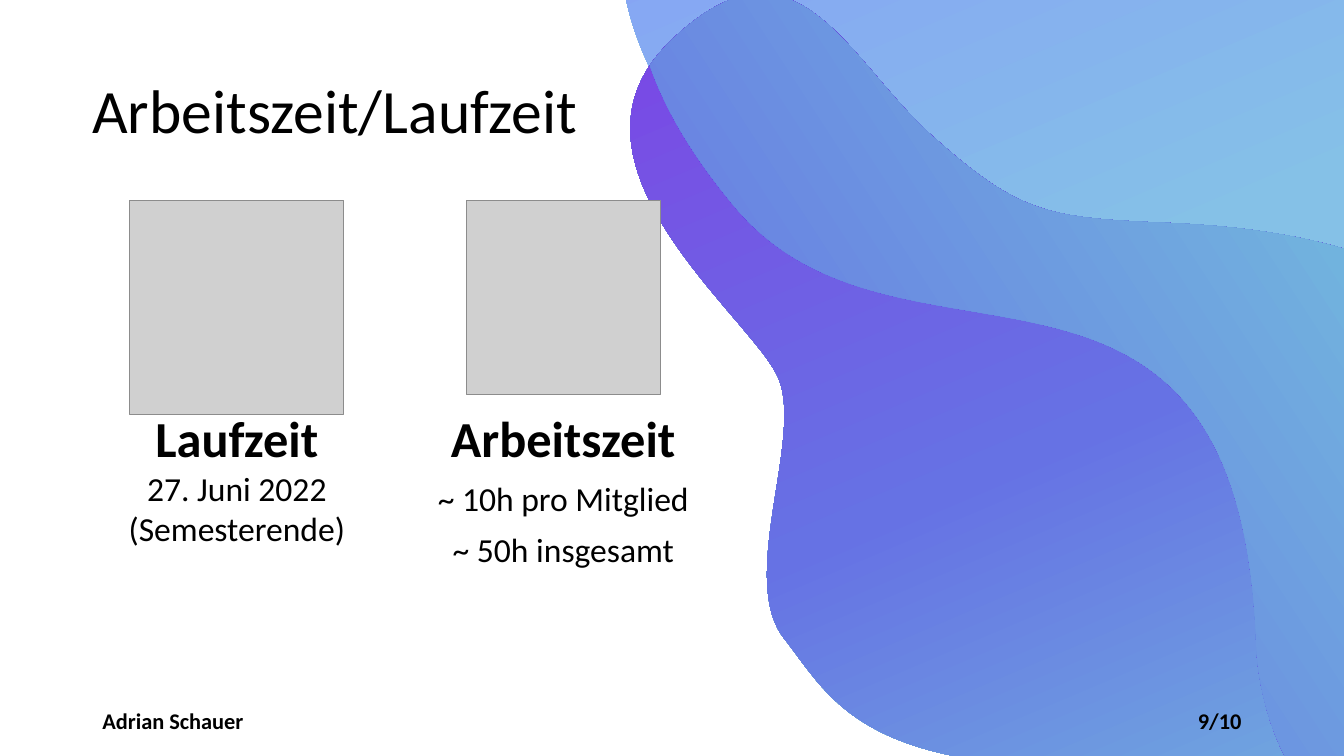
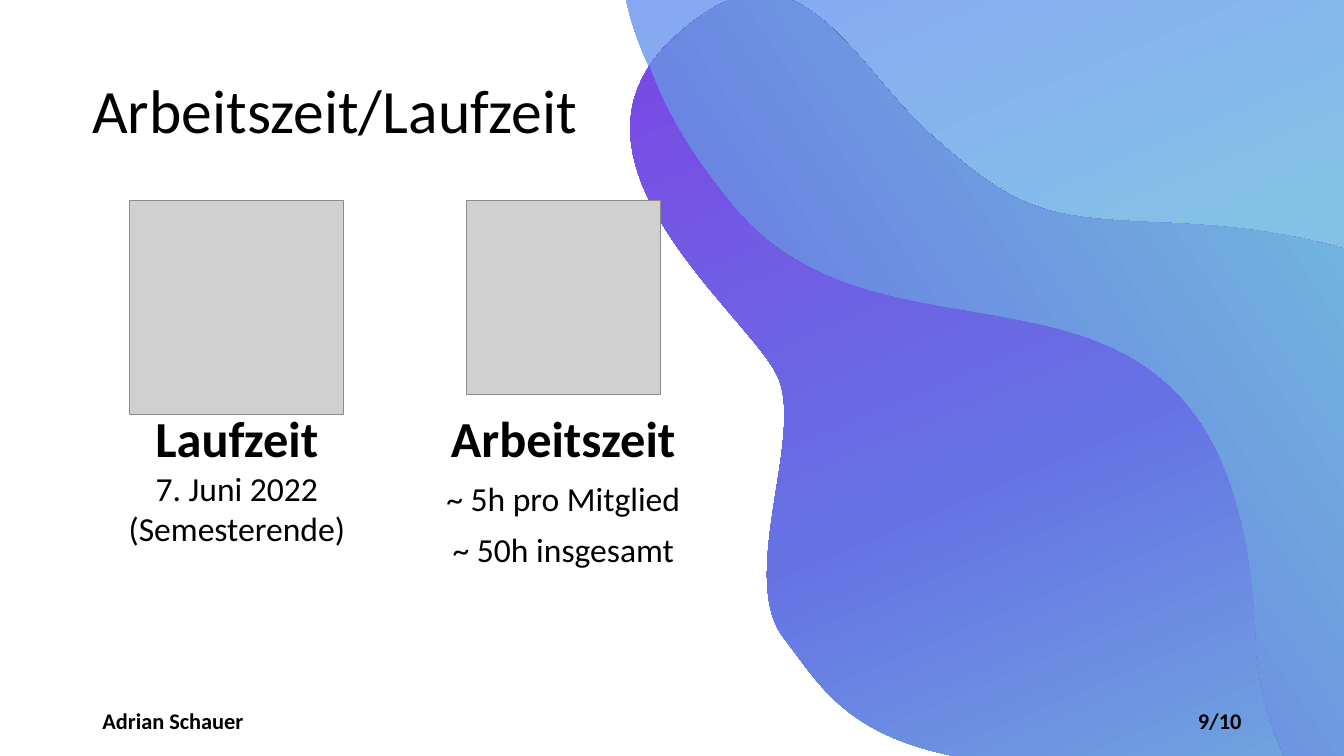
Before and after one commit to LuckyForce/ShareList, a slide deck: slide 9 of documents/T3-ShareList-Projektvorstellung_v1.0.pptx. Drawn at 1344x756 pixels with LibreOffice and Linux fonts; fonts in the diff are those of the drawing; grey boxes stand for pictures. Boxes give left, top, right and bottom in pixels: in the first picture for what was removed or moved away, otherwise in the second. Text is boxed around its words. In the diff, an @@ line names an element or a change of style, - is before the commit and + after.

```diff
--- a/documents/T3-ShareList-Projektvorstellung_v1.0.pptx
+++ b/documents/T3-ShareList-Projektvorstellung_v1.0.pptx
@@ text at [129, 478, 345, 546]: text changed @@
-27. Juni 2022 (Semesterende)
+7. Juni 2022 (Semesterende)
@@ text at [471, 487, 680, 517]: text changed @@
-~ 10h pro Mitglied
+~ 5h pro Mitglied
```
Also in this commit, not shown: 1 other slide changed, 4 other files.
